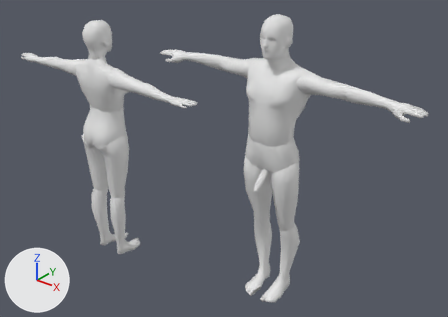
Renders of the Blender file Documents/orgyporgy.blend from each side of a commit.
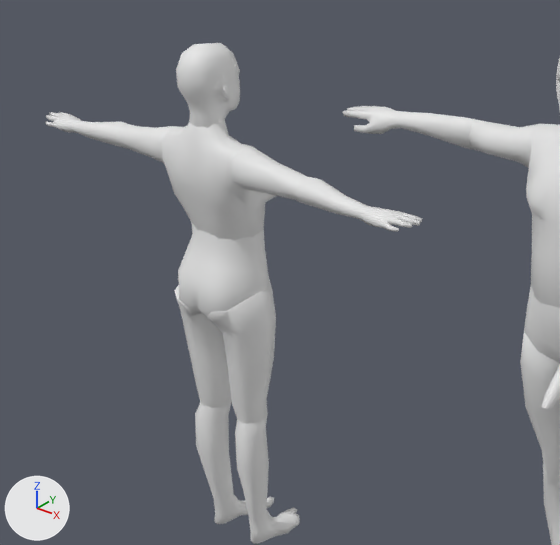
Each version appears first whole from a 50 mm lens placed at (27.5, -25.1, 23.5), pointed at (7.2, 0.3, 7.8), and next in a close-up on the part from 0% to 58% of the width and 0% to 80% of the height. Arrows for +X, +Y and +Z are at lower left; the lights stay in place.

Objects in the first close-up: 'p1_right_l_arm', 'p1_right_u_leg', 'p1_u_body', 'p2_head', 'p2_l_body', 'p2_left_u_arm', 'p2_right_l_arm', 'p2_right_l_leg', 'p2_right_l_leg001', 'p2_right_u_arm', 'p2_right_u_leg', 'p2_right_u_leg001', 'p2_u_body001'.
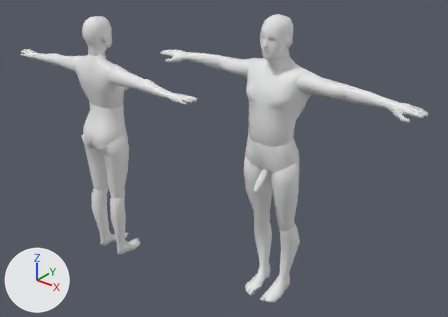
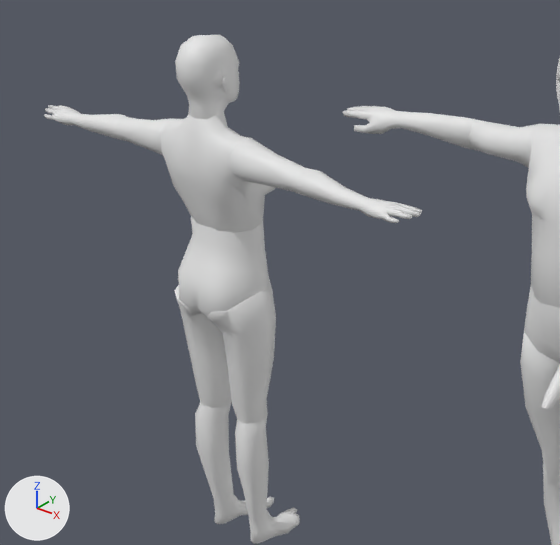
Boxes (x1, y1, x2, y2) around the edits, measured in the close-ups (560 x 545 px):
'p2_u_body001', moved: before (162, 120, 276, 241); after (161, 112, 276, 233)
'p2_head', moved, turned: before (176, 43, 240, 128); after (175, 35, 240, 120)
'p2_right_l_arm', moved, turned: before (295, 176, 422, 232); after (295, 168, 422, 223)
'p2_right_u_arm', moved, turned: before (231, 147, 306, 202); after (231, 139, 305, 194)
'p2_left_l_arm', moved, turned: before (45, 112, 127, 147); after (44, 105, 125, 139)
'p2_left_u_arm', moved, turned: before (115, 124, 179, 163); after (115, 116, 171, 155)

Patch to the scene script:
```diff
--- a/Documents/orgyporgy.blend.py
+++ b/Documents/orgyporgy.blend.py
@@ me_p2_u_body001mesh @@
 me_p2_u_body001mesh.from_pydata(...)  # 187 vertices, 370 faces; spans x -123.0..33.0, y -46.0..47.0, z -48.0..123.0
 # used by ob_p2_u_body001; parent = ob_p2_l_body; location = (42.14, -12.46, 52.86)
+# me_p2_u_body001mesh part 1: the whole mesh is moved by (88.0, 1.0, 13.0)
@@ ob_p2_u_body001 @@
 ob_p2_u_body001.parent = ob_p2_l_body
-ob_p2_u_body001.location = (42.14, -12.46, 52.86)
+ob_p2_u_body001.location = (-46.24, -12.97, 48.66)
@@ ob_p2_head @@
 ob_p2_head.parent = ob_p2_u_body001
-ob_p2_head.matrix_parent_inverse = Matrix(((39.37, 0.0, 0.0, -41.95), (0.0, 39.37, 0.0, -422.4), (0.0, 0.0, 39.37, -411.0), (0.0, 0.0, 0.0, 1.0)))
-ob_p2_head.location = (-0.0598, 11.05, 13.23)
+ob_p2_head.matrix_parent_inverse = Matrix(((-39.37, 0.0, 0.0, 46.05), (0.0, -39.37, 0.0, -80.82), (0.0, 0.0, 39.37, -406.8), (0.0, 0.0, 0.0, 1.0)))
+ob_p2_head.location = (0.0499, -2.387, 13.45)
+ob_p2_head.rotation_euler = (0.0, 0.0, 3.142)  # degrees (0, 0, 180)
 ob_p2_head.scale = (0.0254, 0.0254, 0.0254)
@@ ob_p2_left_u_arm @@
 ob_p2_left_u_arm.parent = ob_p2_u_body001
-ob_p2_left_u_arm.matrix_parent_inverse = Matrix(((39.37, 0.0, 0.0, -41.95), (0.0, 39.37, 0.0, -422.4), (0.0, 0.0, 39.37, -411.0), (0.0, 0.0, 0.0, 1.0)))
-ob_p2_left_u_arm.location = (1.366, 11.19, 12.25)
+ob_p2_left_u_arm.matrix_parent_inverse = Matrix(((-39.37, 0.0, 0.0, 46.05), (0.0, -39.37, 0.0, -80.82), (0.0, 0.0, 39.37, -406.8), (0.0, 0.0, 0.0, 1.0)))
+ob_p2_left_u_arm.location = (-1.376, -2.526, 12.47)
+ob_p2_left_u_arm.rotation_euler = (0.0, 0.0, 3.142)  # degrees (0, 0, 180)
 ob_p2_left_u_arm.scale = (0.0254, 0.0254, 0.0254)
@@ ob_p2_right_u_arm @@
 ob_p2_right_u_arm.parent = ob_p2_u_body001
-ob_p2_right_u_arm.matrix_parent_inverse = Matrix(((39.37, 0.0, 0.0, -41.95), (0.0, 39.37, 0.0, -422.4), (0.0, 0.0, 39.37, -411.0), (0.0, 0.0, 0.0, 1.0)))
-ob_p2_right_u_arm.location = (-1.52, 11.19, 12.21)
+ob_p2_right_u_arm.matrix_parent_inverse = Matrix(((-39.37, 0.0, 0.0, 46.05), (0.0, -39.37, 0.0, -80.82), (0.0, 0.0, 39.37, -406.8), (0.0, 0.0, 0.0, 1.0)))
+ob_p2_right_u_arm.location = (1.51, -2.526, 12.44)
+ob_p2_right_u_arm.rotation_euler = (0.0, 0.0, 3.142)  # degrees (0, 0, 180)
 ob_p2_right_u_arm.scale = (0.0254, 0.0254, 0.0254)
```
